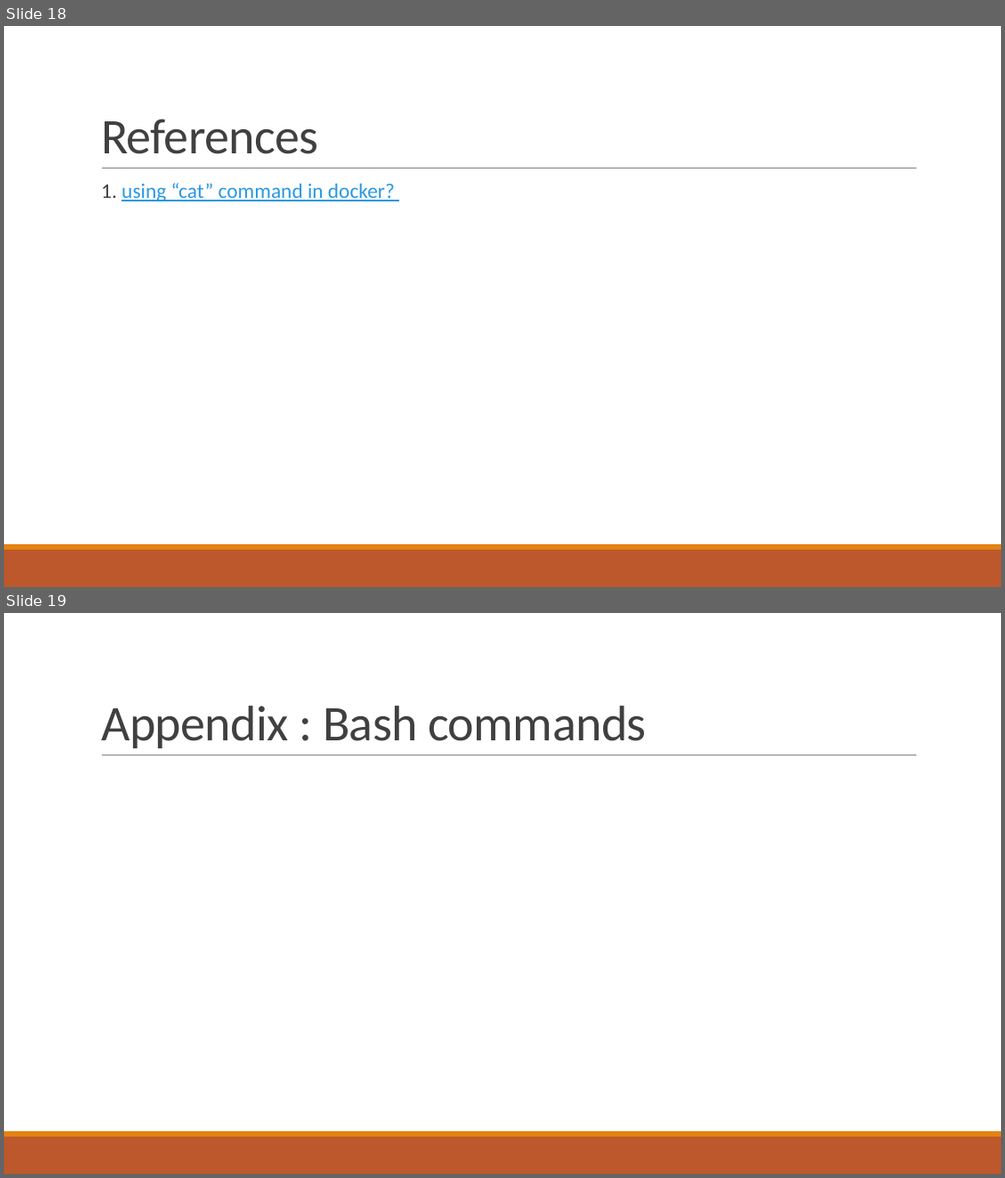
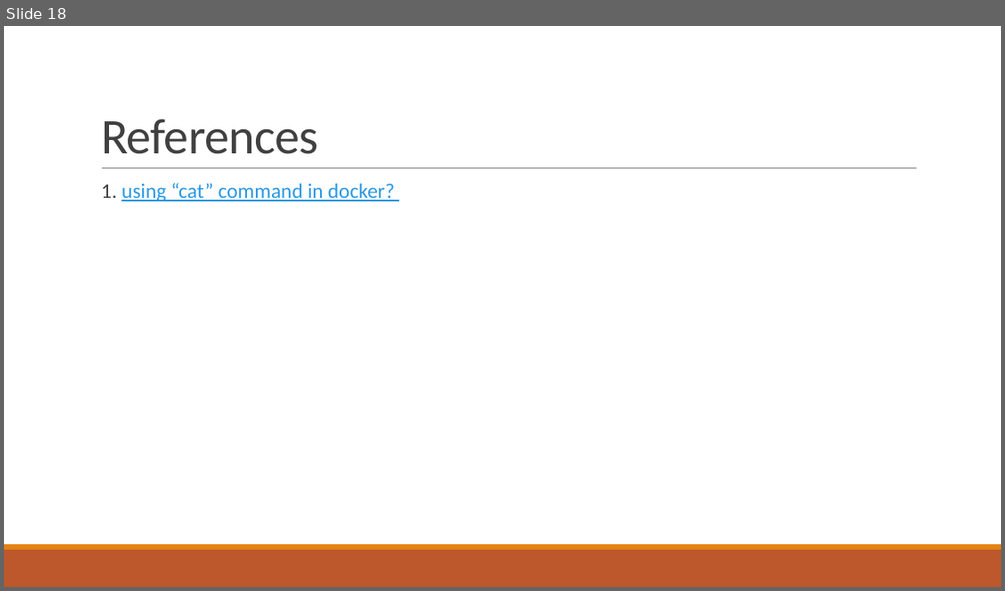
Before and after one commit to YumingChang02/arch_summer_2019, a slide deck: Introduction to docker.pptx. Shown one above the other, each under a label of ours: slides 18 and 19 before the commit, slide 18 after it. The pictures are 1005x1178 and 1005x591 pixels, drawn with LibreOffice and Linux fonts; fonts in the diff are those of the drawing. Boxes give left, top, right and bottom in pixels: in the first picture for what was removed or moved away, otherwise in the second. Text is boxed around its words. In the diff, an @@ line names an element or a change of style, - is before the commit and + after.

```diff
--- a/Introduction to docker.pptx
+++ b/Introduction to docker.pptx
@@ slide 19 removed at <box>4,613,1001,1174</box>, background #FFFFFF; not listed: 3 template elements that a slide beside it also shows @@
@@ title removed at <box>101,706,647,748</box> @@
-Appendix : Bash commands
```
Also in this commit, not shown: 2 slides added, 1 other slide removed, 2 other files.
